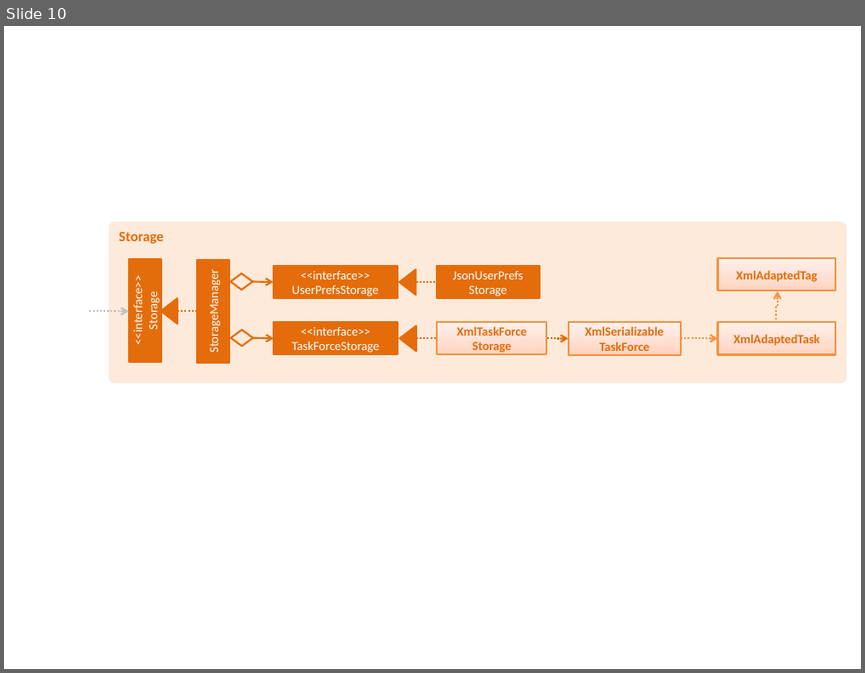
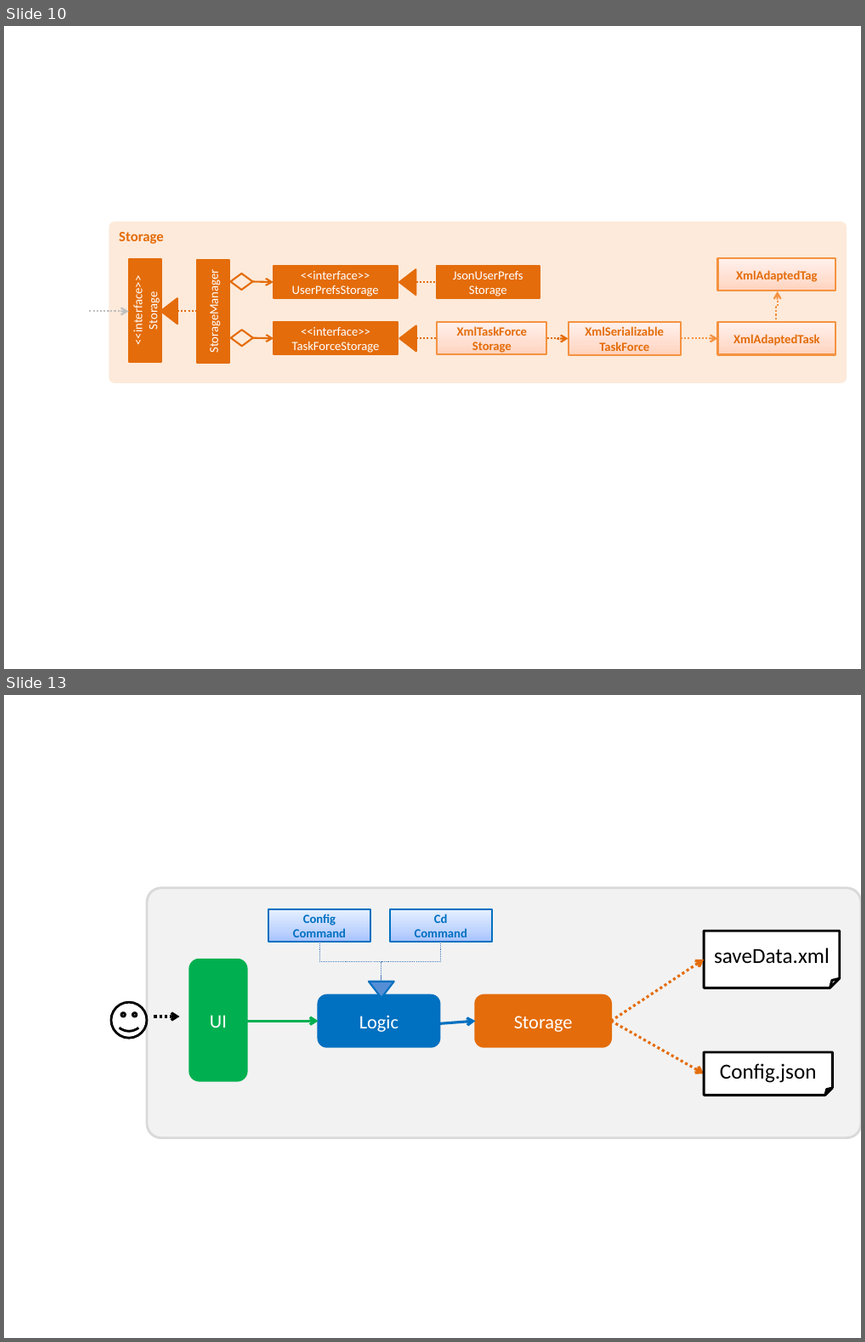
Before and after one commit to tanboonjoon/main, a slide deck: docs/diagrams/Diagrams.pptx. Shown one above the other, each under a label of ours: slide 10 before the commit, slides 10 and 13 after it; the slides between them are not shown. The pictures are 865x673 and 865x1342 pixels, drawn with LibreOffice and Linux fonts; fonts in the diff are those of the drawing. Boxes give left, top, right and bottom in pixels: in the first picture for what was removed or moved away, otherwise in the second. Text is boxed around its words. In the diff, an @@ line names an element or a change of style, - is before the commit and + after.

```diff
--- a/docs/diagrams/Diagrams.pptx
+++ b/docs/diagrams/Diagrams.pptx
@@ slide 13 added at (x1=4, y1=695, x2=861, y2=1338), background #FFFFFF @@
@@ rounded rectangle added at (x1=147, y1=888, x2=861, y2=1138), fill #F2F2F2, outline #D9D9D9 2 pt @@
@@ rectangle added at (x1=268, y1=909, x2=370, y2=941), fill gradient #A4C4FF to #BFD4FF to #E6EEFF, outline #0070C0 1.5 pt, 10.5 pt, text #0070C0, bold @@
+Config
+Command
@@ rectangle added at (x1=390, y1=909, x2=493, y2=941), fill gradient #A4C4FF to #BFD4FF to #E6EEFF, outline #0070C0 1.5 pt, 10.5 pt, text #0070C0, bold @@
+Cd
+Command
@@ elbow line added from (319, 941) to (381, 981), #4B7EBC 0.75 pt dashed @@
@@ elbow line added from (441, 941) to (381, 981), #4B7EBC 0.75 pt dashed @@
@@ folded corner added at (x1=704, y1=930, x2=840, y2=988), fill #FFFFFF, outline #000000 2 pt, 18 pt, text #000000 @@
+saveData.xml
@@ rounded rectangle added at (x1=190, y1=959, x2=247, y2=1081), fill #00B050, outline #00B050 1.5 pt, 16 pt, text #FFFFFF @@
+UI
@@ arrow added from (611, 1021) to (704, 959), #E46C0A 2.25 pt dashed @@
@@ rounded rectangle added at (x1=318, y1=995, x2=440, y2=1046), fill #0070C0, outline #0070C0 1.5 pt, 16 pt, text #FFFFFF @@
+Logic
@@ triangle added at (x1=368, y1=981, x2=394, y2=998), fill #558ED5, outline #0070C0 1.5 pt @@
@@ rounded rectangle added at (x1=475, y1=995, x2=611, y2=1046), fill #E46C0A, outline #E46C0A 1.5 pt, 16 pt, text #FFFFFF @@
+Storage
@@ smiley face added at (x1=111, y1=1002, x2=147, y2=1038), fill #FFFFFF, outline #000000 2 pt @@
@@ arrow added from (154, 1016) to (180, 1016), #000000 2.25 pt dashed @@
@@ arrow added from (239, 1021) to (318, 1021), #00B050 2.25 pt @@
@@ arrow added from (439, 1023) to (475, 1021), #0070C0 2.25 pt @@
@@ arrow added from (611, 1021) to (704, 1074), #E46C0A 2.25 pt dashed @@
@@ folded corner added at (x1=704, y1=1052, x2=833, y2=1095), fill #FFFFFF, outline #000000 2 pt, 18 pt, text #000000 @@
+Config.json
```
Also in this commit, not shown: 3 slides changed, 1 other slide added, 7 other files.
